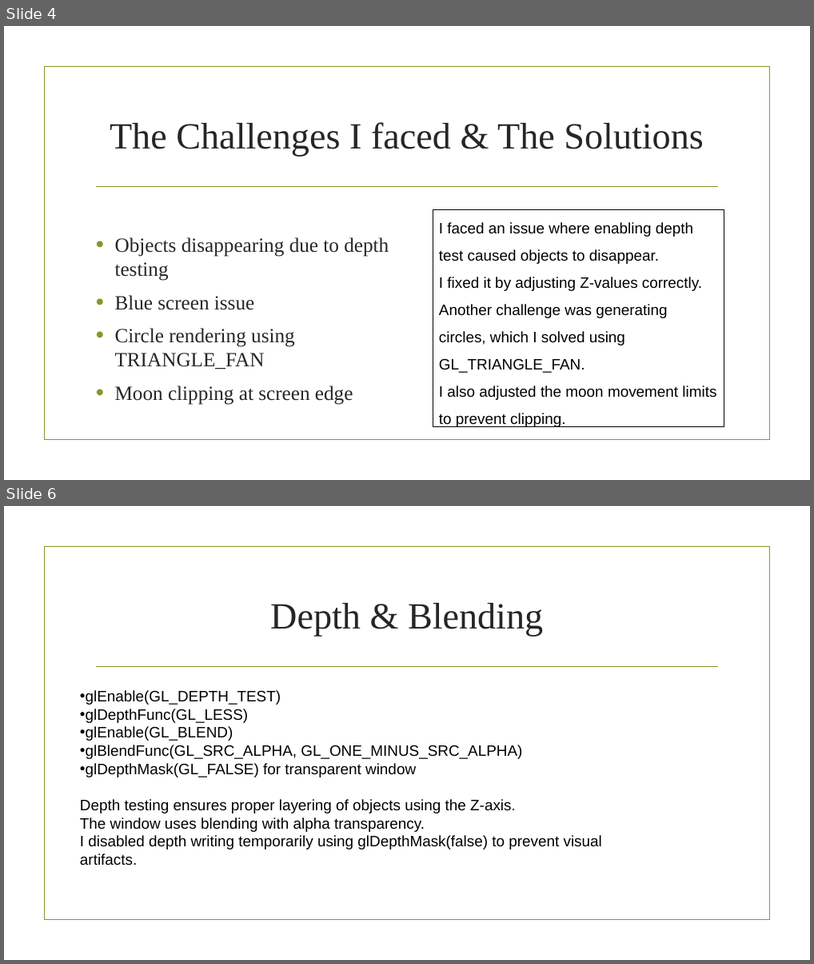
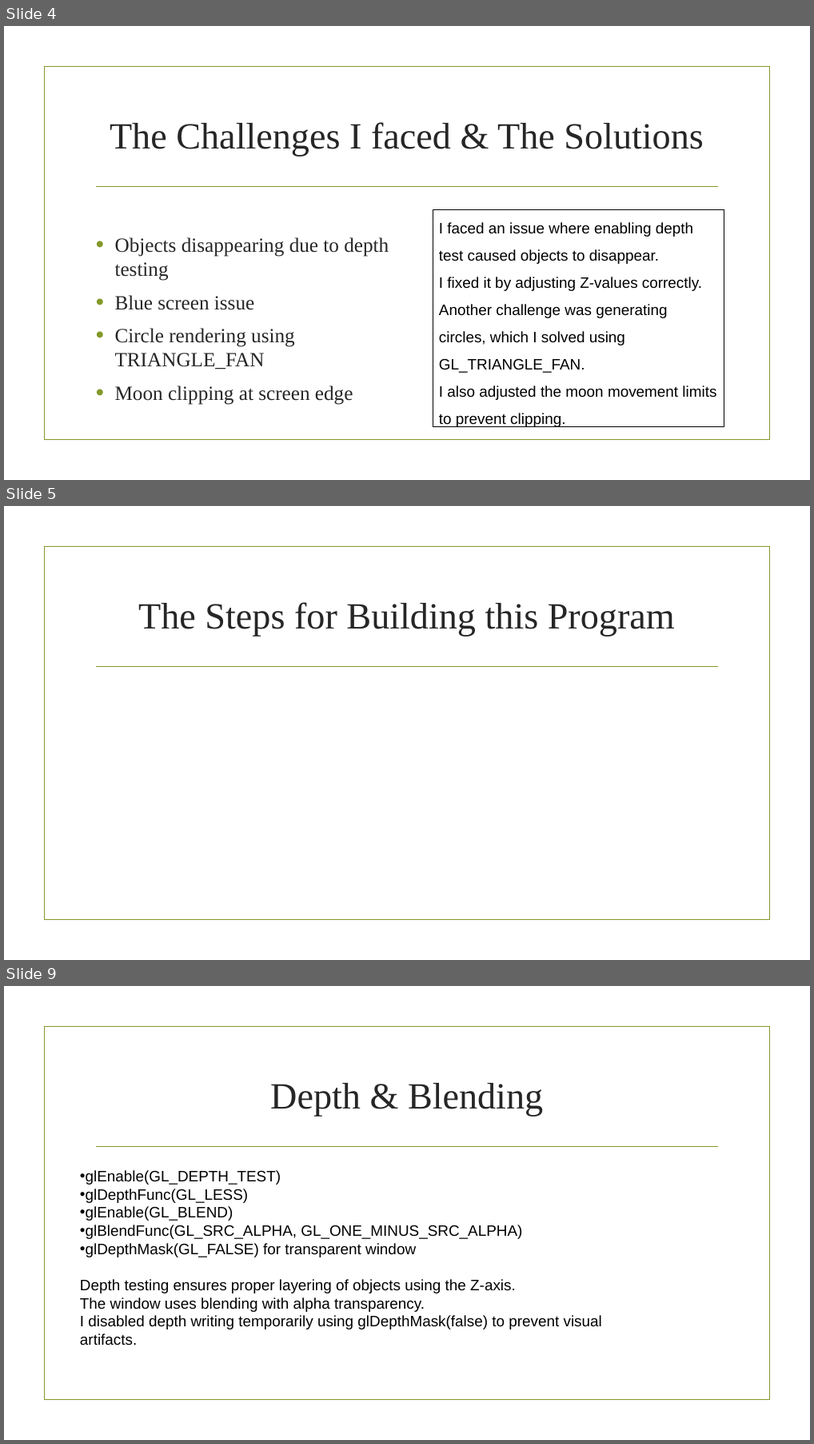
Before and after one commit to leen-911/Computer-Graphics-Projects, a slide deck: CG_First Project/cg_1st_project.pptx. Shown one above the other, each under a label of ours: slides 4 and 6 before the commit, slides 4, 5 and 9 after it; the slides between them are not shown. The pictures are 814x964 and 814x1444 pixels, drawn with LibreOffice and Linux fonts; fonts in the diff are those of the drawing; background and template pictures are left out. Boxes give left, top, right and bottom in pixels: in the first picture for what was removed or moved away, otherwise in the second. Text is boxed around its words. In the diff, an @@ line names an element or a change of style, - is before the commit and + after.

```diff
--- a/CG_First Project/cg_1st_project.pptx
+++ b/CG_First Project/cg_1st_project.pptx
@@ slide 5 added at (4, 506, 810, 960), background picture (left out); not listed: 2 template elements that a slide beside it also shows @@
@@ title added at (138, 602, 675, 636), 44 pt, text #262626 @@
+The Steps for Building this Program
@@ what was slide 6 is now slide 9 @@
```
Also in this commit, not shown: 4 other slides added.
